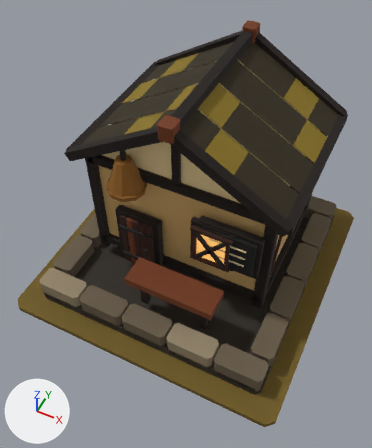
The glTF model art/schoolroom_t3/schoolroom_t3.glb as it was, and as the next commit left it.
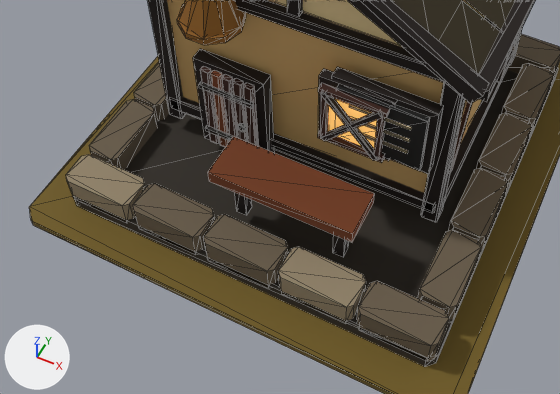
Each version appears first whole from a 50 mm camera at (1.23, -2.69, 3.79) aimed at (0.01, -0.24, 0.74), and next in a close-up on the part from 0% to 90% of the width and 39% to 92% of the height. Arrows for +X, +Y and +Z are at lower left; the lights stay in place. The last two pictures show the newer version. The close-ups show mesh edges as thin lines.

Names of what the first close-up shows: 'MMR | schoolroom | T03 Architecture.001', 'MMR | schoolroom | Tier 03 Ground.001'.
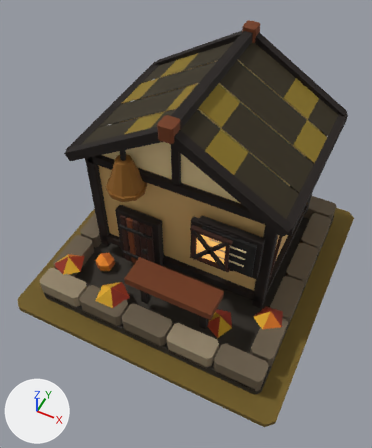
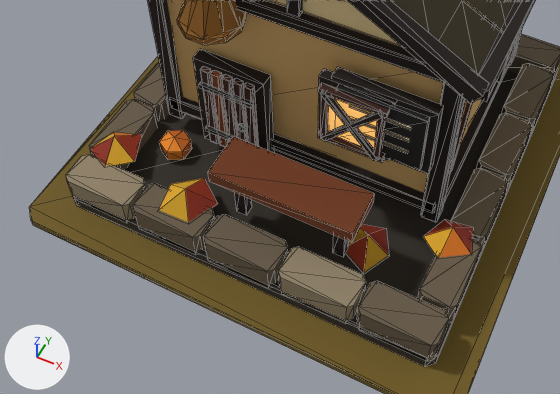
Location of each change, [x1, y1, x2, y2] in pixels of the close-ups (560 x 394 px):
'MMR | schoolroom | T03 Autumn Dressing.001', added
    after: [89, 130, 473, 272]

The change, as a list of edits to the scene's bpy script:
```text
Add me_mmr___schoolroom___t03_autumn_dressing_001:
    me_mmr___schoolroom___t03_autumn_dressing_001.from_pydata(...)  # 37 vertices, 38 faces; spans x -0.99..0.97, y -0.95..-0.35, z 0.09..0.32
    me_mmr___schoolroom___t03_autumn_dressing_001.materials.append(mat_mmr___shared_palette_atlas)  # picture img_mmr_shared_color_palette_64
Add ob_mmr___schoolroom___t03_autumn_dressing_001:
    ob_mmr___schoolroom___t03_autumn_dressing_001 = bpy.data.objects.new('MMR | schoolroom | T03 Autumn Dressing.001', me_mmr___schoolroom___t03_autumn_dressing_001)
    ob_mmr___schoolroom___t03_autumn_dressing_001.location = (0.0, 0.0, 0.05)
```
